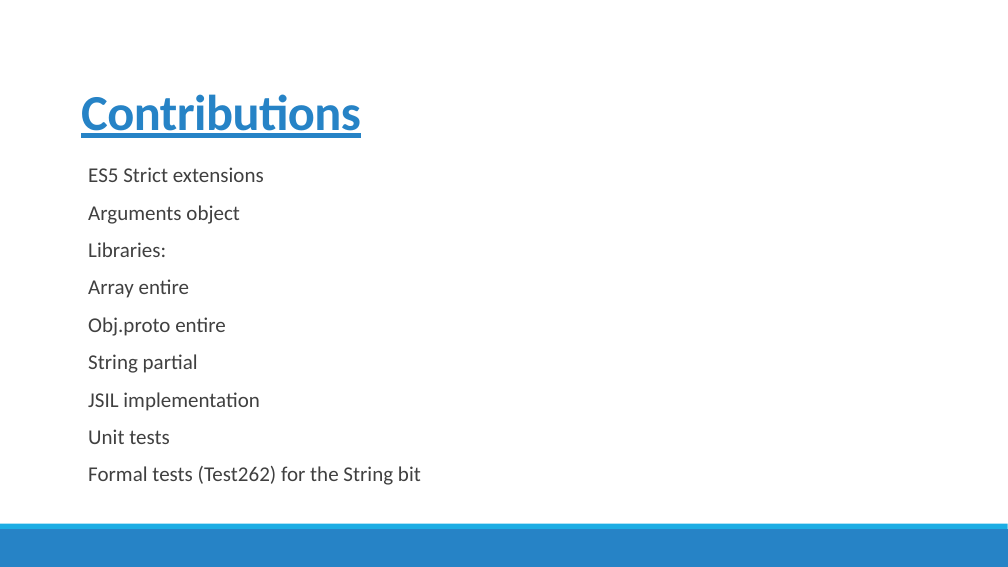
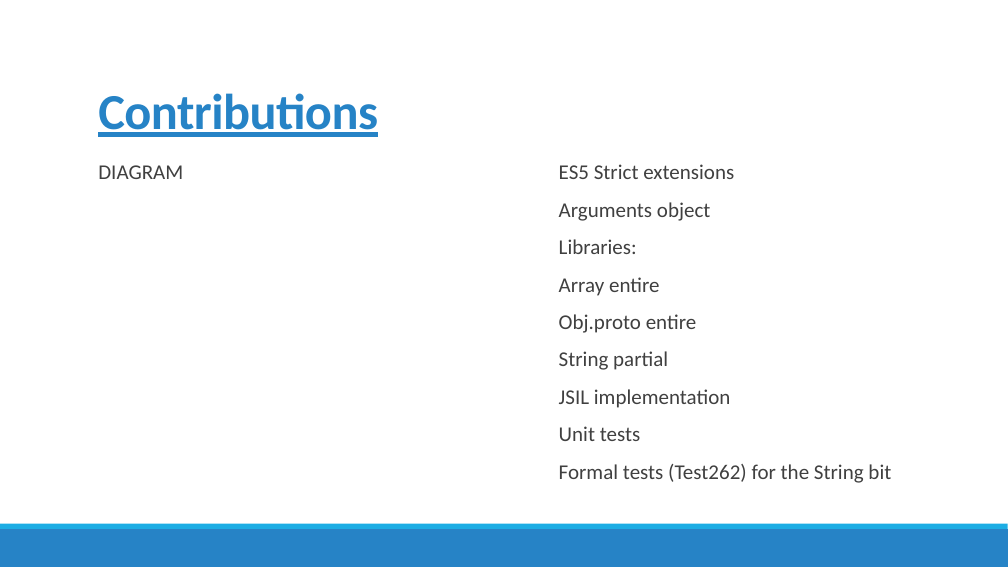
Before and after one commit to amqzhu/JSIL_report, a slide deck: slide 3 of presentation.pptx. Drawn at 1008x567 pixels with LibreOffice and Linux fonts; fonts in the diff are those of the drawing. Boxes give left, top, right and bottom in pixels: in the first picture for what was removed or moved away, otherwise in the second. Text is boxed around its words. In the diff, an @@ line names an element or a change of style, - is before the commit and + after.

```diff
--- a/presentation.pptx
+++ b/presentation.pptx
@@ title "Contributions": place and size @@
-title "Contributions" at box(81, 94, 361, 138)
+title "Contributions" at box(98, 93, 378, 137)
@@ text added at box(98, 165, 183, 179), 20 pt, text #404040 @@
+  DIAGRAM
@@ text "ES5 Strict extensions": place and size @@
-text "ES5 Strict extensions" at box(88, 167, 421, 485)
+text "ES5 Strict extensions" at box(559, 164, 891, 483)
```
Also in this commit, not shown: 7 other slides changed, 1 slide added, 1 slide removed.
